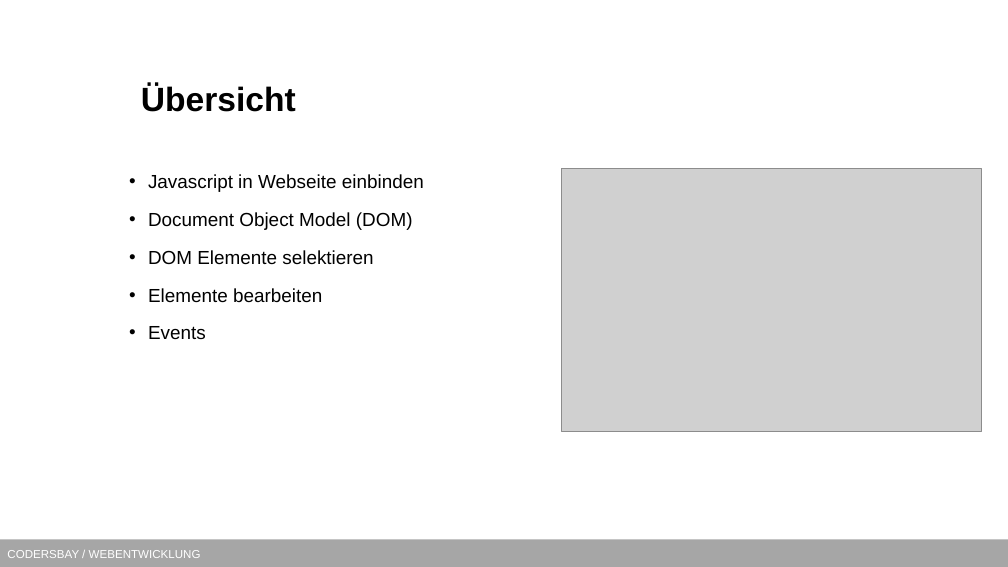
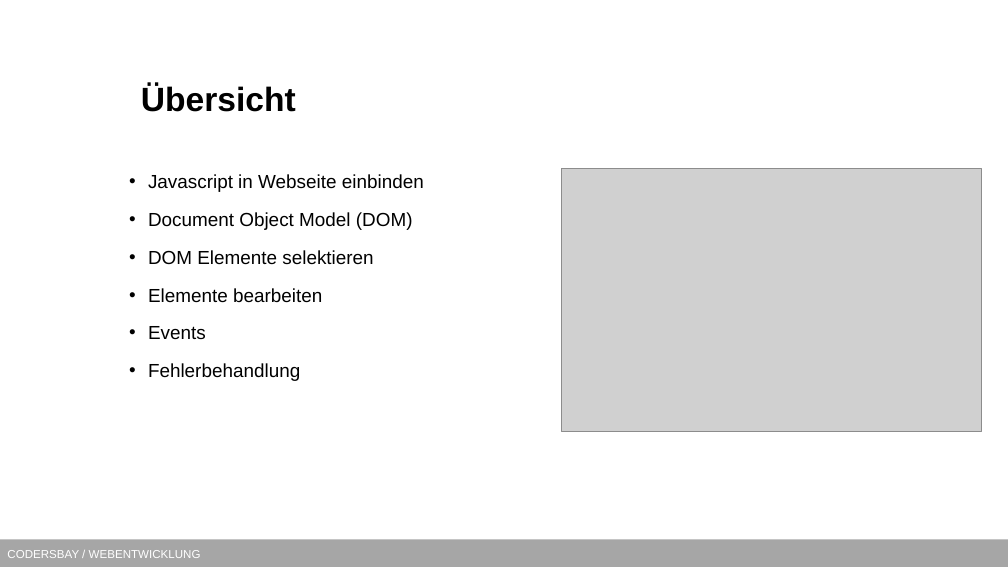
Before and after one commit to kodo89/Webentwicklung_23_24, a slide deck: slide 2 of 7. Javascript/Slides/DOM.pptx. Drawn at 1008x567 pixels with LibreOffice and Linux fonts; fonts in the diff are those of the drawing; grey boxes stand for pictures; background and template pictures are left out. Boxes give left, top, right and bottom in pixels: in the first picture for what was removed or moved away, otherwise in the second. Text is boxed around its words. In the diff, an @@ line names an element or a change of style, - is before the commit and + after.

```diff
--- a/7. Javascript/Slides/DOM.pptx
+++ b/7. Javascript/Slides/DOM.pptx
@@ text at <box>148,363,300,381</box>: paragraph added @@
+• Fehlerbehandlung
```
Also in this commit, not shown: 4 other slides changed, 9 slides added.
